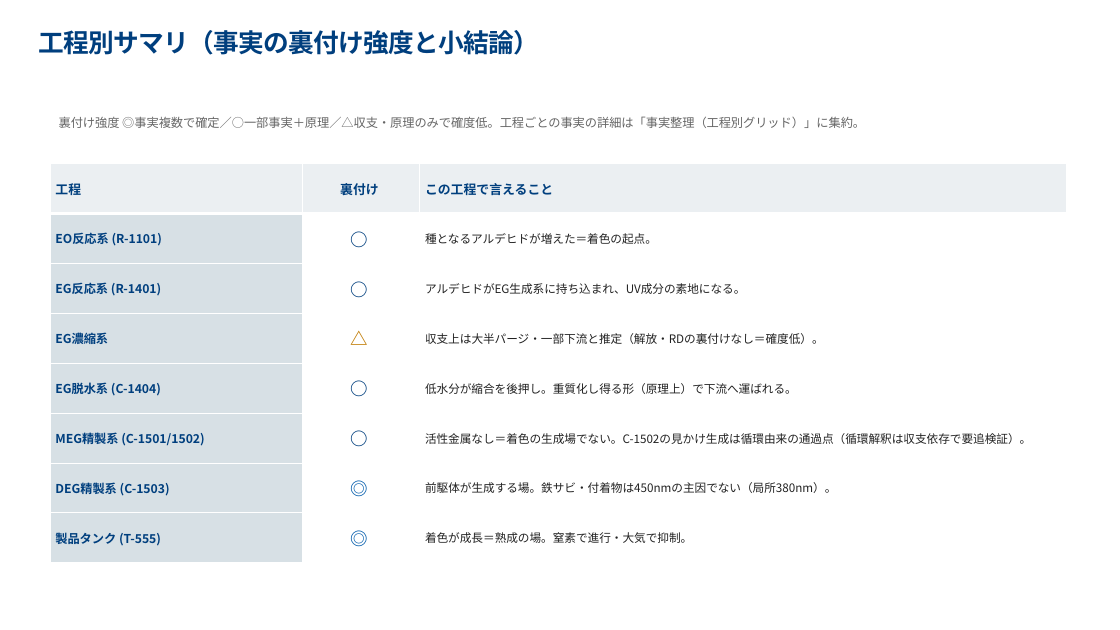
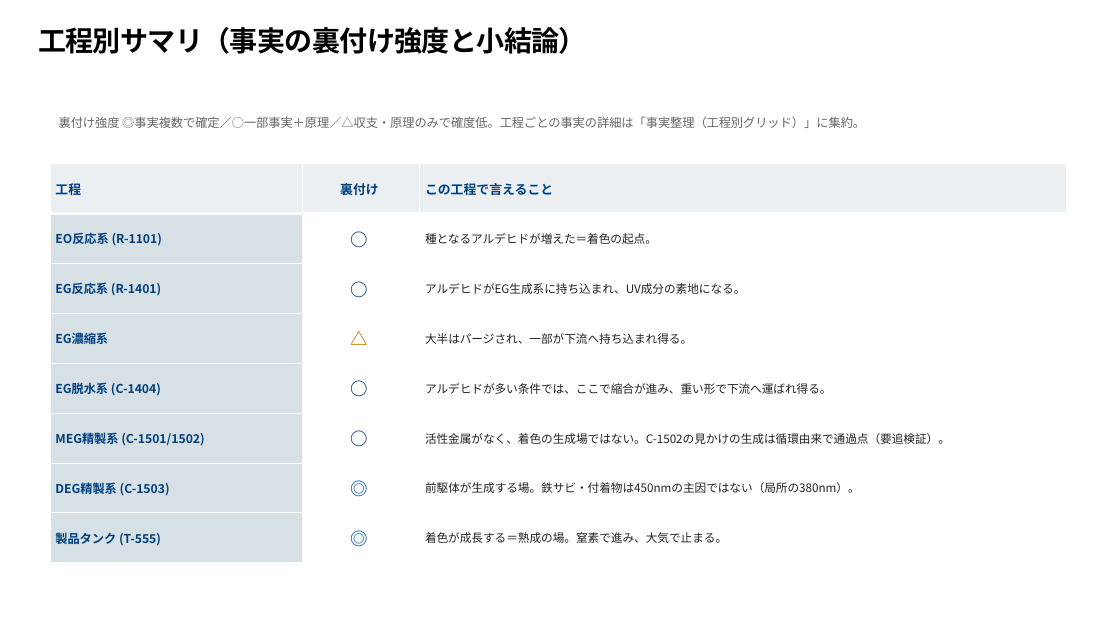
Before and after one commit to hiraoyosa-sys/Base, a slide deck: slide 7 of outputs/製品DEG色相悪化_対策会議.pptx. Drawn at 1120x630 pixels with LibreOffice and Linux fonts; fonts in the diff are those of the drawing. Boxes give left, top, right and bottom in pixels: in the first picture for what was removed or moved away, otherwise in the second. Text is boxed around its words. In the diff, an @@ line names an element or a change of style, - is before the commit and + after.

```diff
--- a/outputs/製品DEG色相悪化_対策会議.pptx
+++ b/outputs/製品DEG色相悪化_対策会議.pptx
@@ title "工程別サマリ（事実の裏付け強度と小結論）" at [38, 27, 587, 54]: size 22 to 24 pt, text colour #003F7E to #000000 @@
@@ table at [50, 164, 1067, 563] @@
-row 4, column 3: 収支上は大半パージ・一部下流と推定（解放・RDの裏付けなし＝確度低）。
+row 4, column 3: 大半はパージされ、一部が下流へ持ち込まれ得る。
-row 5, column 3: 低水分が縮合を後押し。重質化し得る形（原理上）で下流へ運ばれる。
+row 5, column 3: アルデヒドが多い条件では、ここで縮合が進み、重い形で下流へ運ばれ得る。
-row 6, column 3: 活性金属なし＝着色の生成場でない。C-1502の見かけ生成は循環由来の通過点（循環解釈は収支依存で要追検証）。
+row 6, column 3: 活性金属がなく、着色の生成場ではない。C-1502の見かけの生成は循環由来で通過点（要追検証）。
-row 7, column 3: 前駆体が生成する場。鉄サビ・付着物は450nmの主因でない（局所380nm）。
+row 7, column 3: 前駆体が生成する場。鉄サビ・付着物は450nmの主因ではない（局所の380nm）。
-row 8, column 3: 着色が成長＝熟成の場。窒素で進行・大気で抑制。
+row 8, column 3: 着色が成長する＝熟成の場。窒素で進み、大気で止まる。
```
Also in this commit, not shown: 13 other slides changed, 1 slide added, 9 other files.
